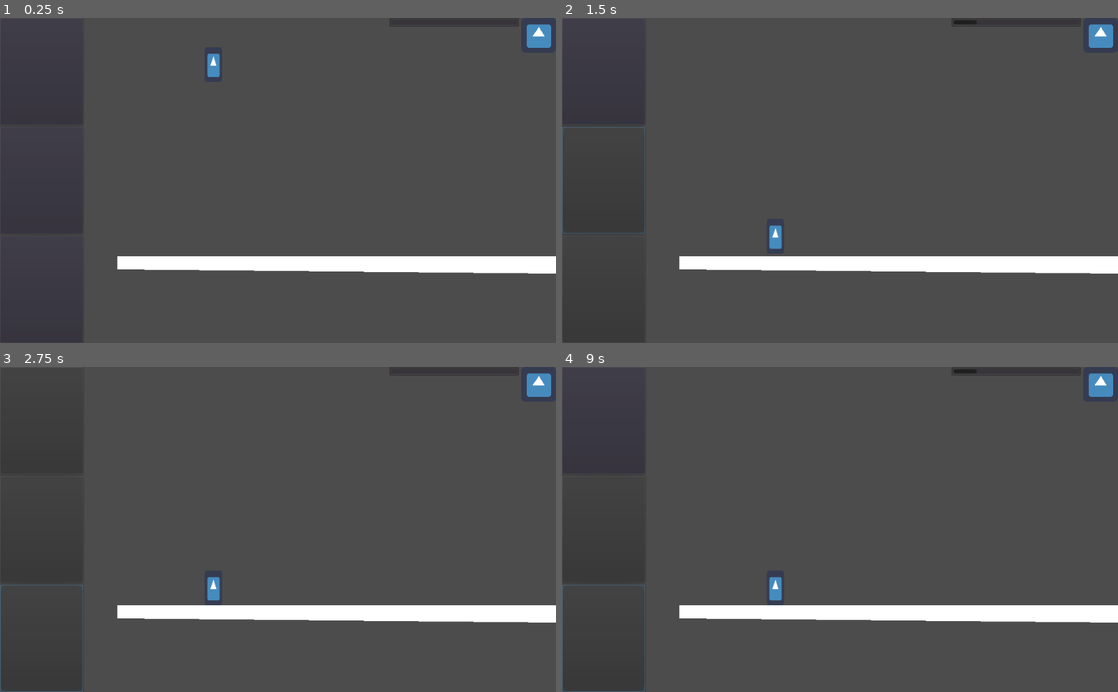
Above: before the commit, frames 1-4 (two rows, left to right).
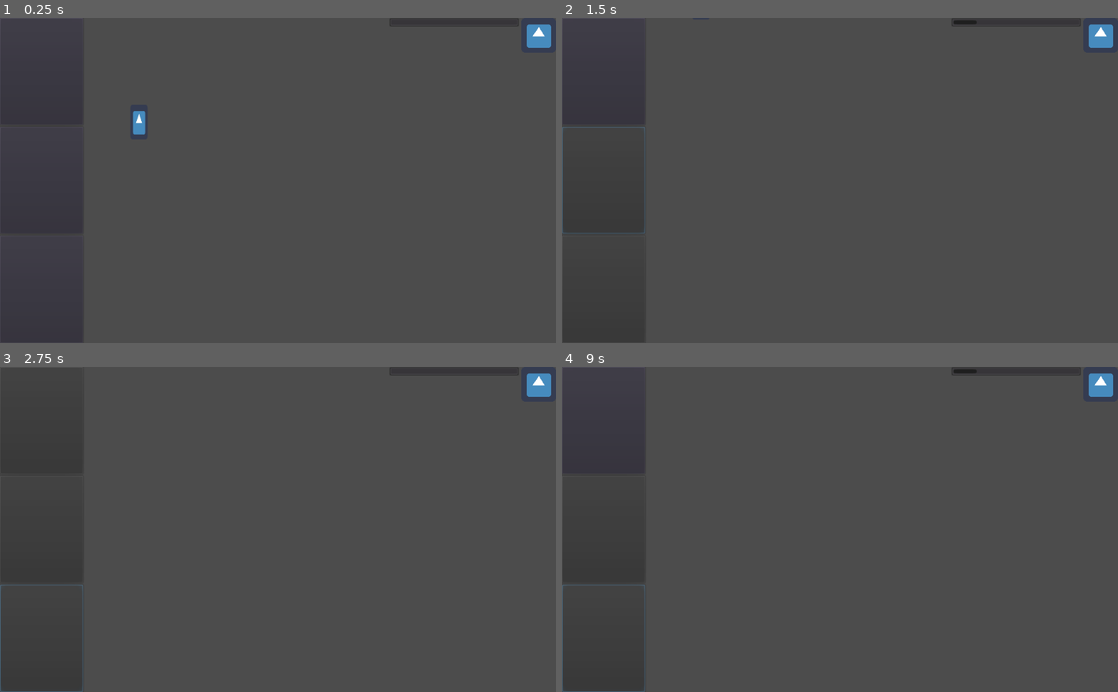
Above: after the commit, the same moments.

Repository: iniyanijoseph/Gravity
Game: Godot game, scene res://Main.tscn
The game is run twice, just before and just after one commit, with the same random seed, the same clock (stepped at 60 frames per second) and the same inputs. The engine's default icon, where the game draws it, is replaced by a stand-in: a white triangle on a blue panel in a dark square.
Inputs (mouse positions are in pixels of both pictures, inside the frame that each line leads up to):
- Up to frame 1 (0.25 s): no input
- Up to frame 2 (1.5 s): click (600, 70) at 0.5 s; click (600, 180) at 1.25 s
- Up to frame 3 (2.75 s): click (38, 640) at 2 s
- Up to frame 4 (9 s): tap Enter at 2.75, 4.25, 5.75 s; tap Space at 3.5, 5, 6.5 s

The runs differ from the first frame. In frame 1, 4.1% of the frame differs, in the area x 21-100%, y 10-79%; in frame 2, 3.9%; in frame 3, 3.9%; in frame 4, 3.9%.

Commit message:
Remove Unit Tests for Slam Action

Diff:
--- a/Main.tscn
+++ b/Main.tscn
@@ -6,21 +6,10 @@
 [node name="Main" type="Node2D"]
 
 [node name="Player" parent="." instance=ExtResource( 2 )]
-position = Vector2( 393, 86 )
+position = Vector2( 256, 192 )
 
 [node name="ActionController" parent="." instance=ExtResource( 1 )]
 anchor_right = 0.0
 anchor_bottom = 0.0
 margin_right = 1024.0
 margin_bottom = 600.0
-
-[node name="StaticBody2D" type="StaticBody2D" parent="."]
-__meta__ = {
-"_edit_group_": true
-}
-
-[node name="CollisionPolygon2D" type="CollisionPolygon2D" parent="StaticBody2D"]
-polygon = PoolVector2Array( 216, 440, 216, 460, 1022, 454, 1024, 440 )
-
-[node name="Polygon2D" type="Polygon2D" parent="StaticBody2D"]
-polygon = PoolVector2Array( 216, 440, 216, 464, 1024, 472, 1024, 440 )
--- a/Player/Player.gd
+++ b/Player/Player.gd
@@ -13,8 +13,6 @@
 
 func slam():
 	var localFloor = floorFindRayCast.get_collision_point()
-	print(localFloor)
-	print(position)
 	var _x = floorSlamTween.interpolate_property(self, "position:y", position.y, localFloor.y - floorFindRayCast.position.y, 1, Tween.TRANS_EXPO)
 	floorSlamTween.start()
 	action_complete()
--- a/Player/Player.tscn
+++ b/Player/Player.tscn
@@ -9,10 +9,10 @@
 [node name="Player" type="KinematicBody2D"]
 script = ExtResource( 1 )
 
-[node name="CollisionShape2D" type="CollisionShape2D" parent="."]
+[node name="TempCollision" type="CollisionShape2D" parent="."]
 shape = SubResource( 1 )
 
-[node name="Sprite" type="Sprite" parent="."]
+[node name="SpriteTemp" type="Sprite" parent="."]
 scale = Vector2( 0.5, 1 )
 texture = ExtResource( 2 )
 
